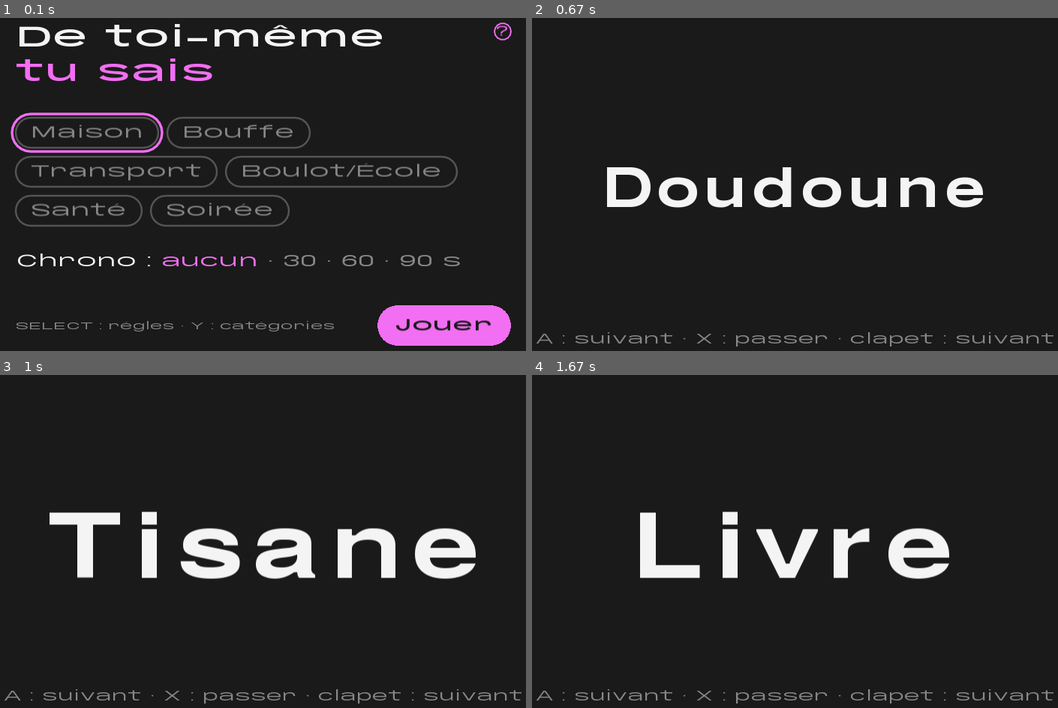
Above: before the commit, frames 1-4 (two rows, left to right).
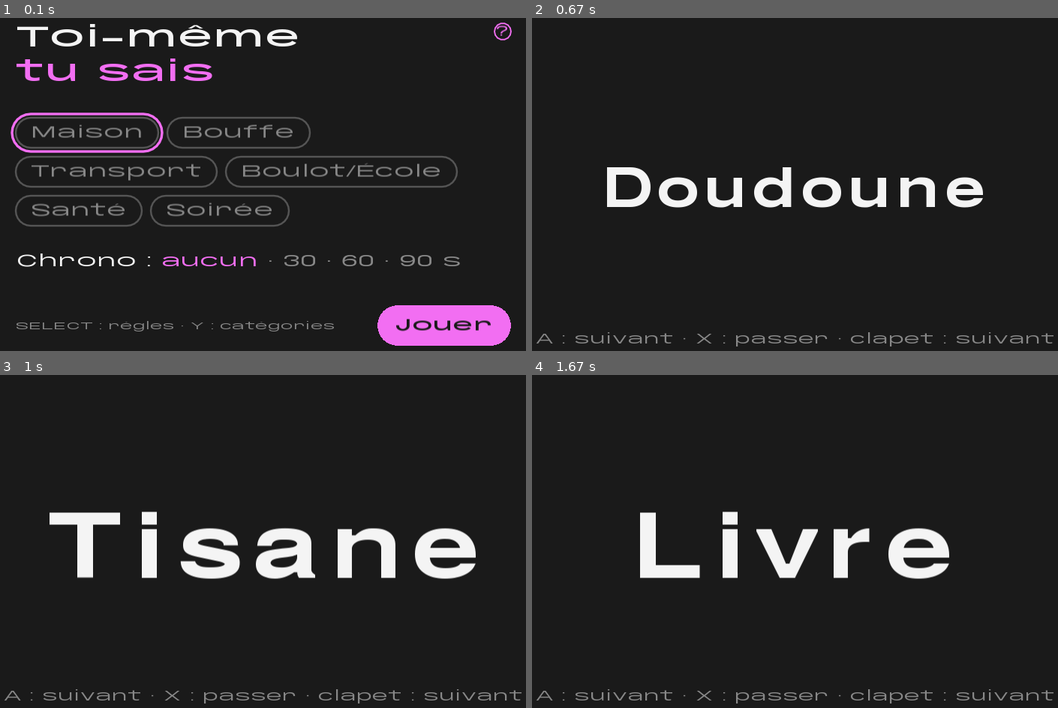
Above: after the commit, the same moments.

Repository: Jonlekern/Toi-meme-tu-sais
Game: LÖVE game, started from main.lua
Two runs of this game, one before a commit and one after it. Both use one fixed random seed, a clock stepped at 60 frames per second and the inputs below.
Inputs (mouse positions are in pixels of both pictures, inside the frame that each line leads up to):
- Up to frame 1 (0.1 s): no input
- Up to frame 2 (0.67 s): click "Jouer" at 0.38 s
- Up to frame 3 (1 s): tap Space at 0.67 s
- Up to frame 4 (1.67 s): tap Enter at 1 s; click (968, 531) at 1.38 s

The runs differ from the first frame. In frame 1, 1.8% of the frame differs, in the area x 3-73%, y 1-9%; in frame 2, nothing differs; in frame 3, nothing differs; in frame 4, nothing differs.

Commit message:
Rename the game to Toi-même tu sais and add its logo

Diff:
--- a/conf.lua
+++ b/conf.lua
@@ -1,6 +1,6 @@
 function love.conf(t)
   t.identity = "detoimeme"
-  t.window.title = "De toi-même tu sais"
+  t.window.title = "Toi-même tu sais"
   t.window.width = 720
   t.window.height = 480
   t.window.resizable = true
--- a/main.lua
+++ b/main.lua
@@ -112,6 +112,7 @@
   io.stdout:setvbuf("line")
   app.console = love.system.getOS() == "Linux"
   love.graphics.setBackgroundColor(ui.color.bg)
+  pcall(function() love.window.setIcon(love.image.newImageData("assets/logo/logo-192.png")) end)
   love.math.setRandomSeed(os.time())
 
   local function font(path, size) return love.graphics.newFont("assets/fonts/" .. path, size) end
--- a/src/screens/home.lua
+++ b/src/screens/home.lua
@@ -159,7 +159,7 @@
   local list = pills(app)
   local n = #list
   app.focus = math.max(1, math.min(n + 2, app.focus or 1))
-  ui.print("De toi-même", app.fonts.title, 30, 24)
+  ui.print("Toi-même", app.fonts.title, 30, 24)
   ui.print("tu sais", app.fonts.title, 30, 70, "pink")
 
   local _, bottom = pills(app)
Binary file added: assets/logo/logo-1024.png
Binary file added: assets/logo/logo-180.png
Binary file added: assets/logo/logo-192.png
Binary file added: assets/logo/logo-32.png
Binary file added: assets/logo/logo-512.png
Not shown, added: port/Toi-meme tu sais.sh
Not shown, changed: tools/build_port.sh
Not shown, changed: tools/build_web.sh
Not shown, changed: tools/install_console.sh
